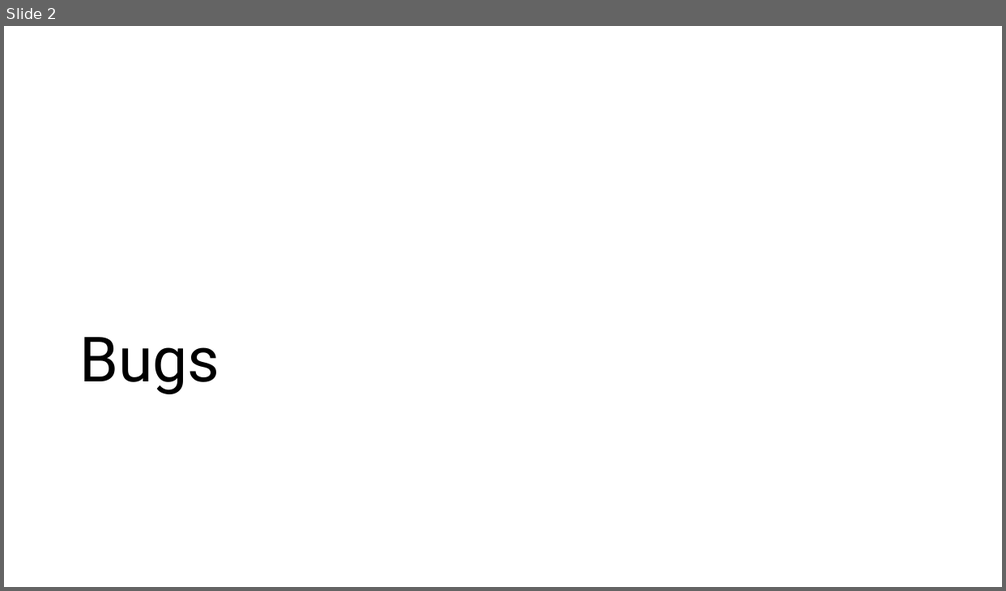
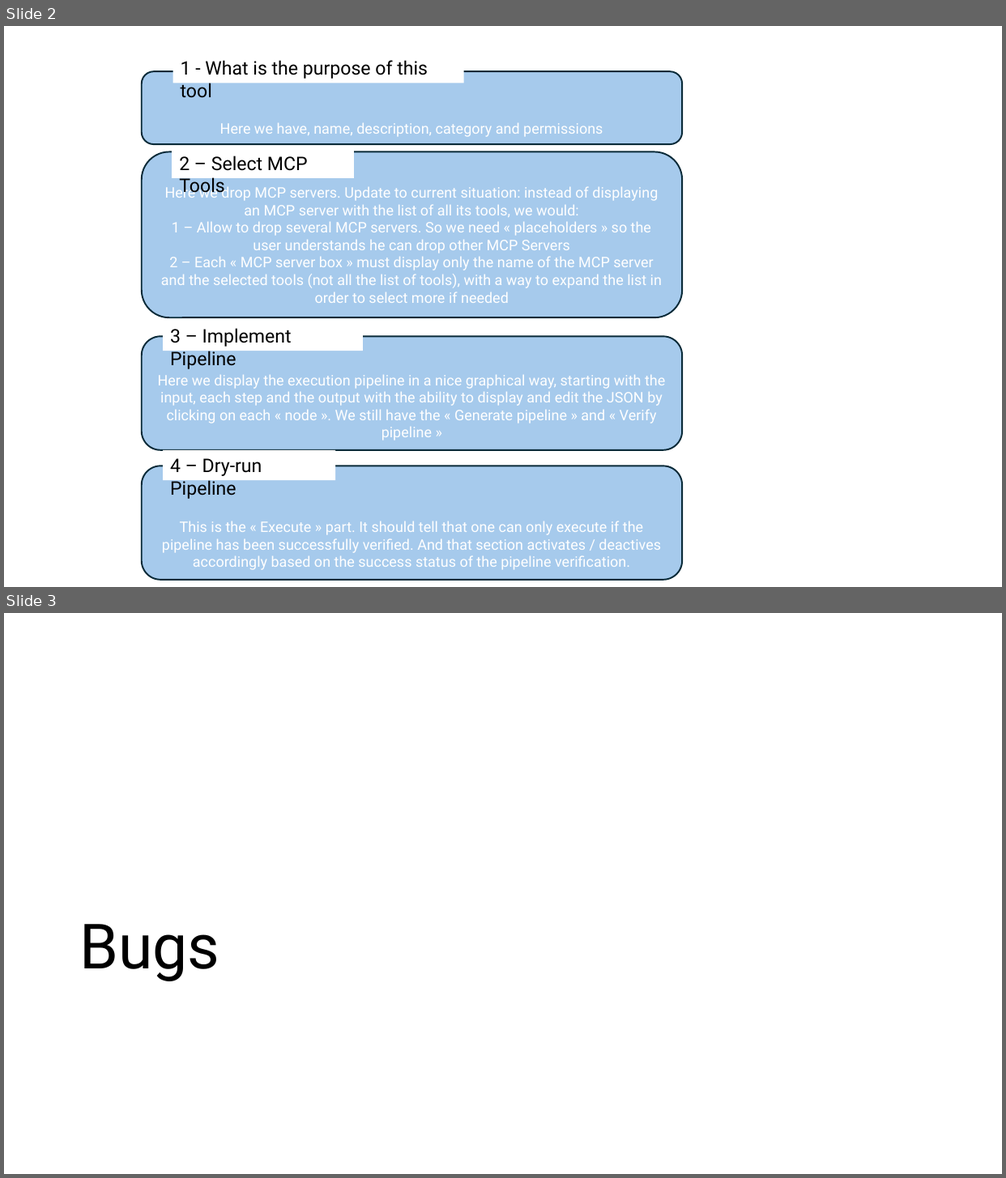
Before and after one commit to opolet2b/ArchVantage, a slide deck: Specs/Mockup.pptx. Shown one above the other, each under a label of ours: slide 2 before the commit, slides 2 and 3 after it. The pictures are 1006x591 and 1006x1178 pixels, drawn with LibreOffice and Linux fonts; fonts in the diff are those of the drawing. Boxes give left, top, right and bottom in pixels: in the first picture for what was removed or moved away, otherwise in the second. Text is boxed around its words. In the diff, an @@ line names an element or a change of style, - is before the commit and + after.

Commit message:
MCP Tools creation : temporay stage. using LLM

```diff
--- a/Specs/Mockup.pptx
+++ b/Specs/Mockup.pptx
@@ slide 2 added at bbox=[4, 26, 1002, 587], background #FFFFFF @@
@@ rounded rectangle added at bbox=[142, 71, 682, 144], fill #A6CAEC, outline #092A39 1.5 pt, 14 pt, text #FFFFFF @@
+Here we have, name, description, category and permissions
@@ rectangle added at bbox=[173, 53, 464, 83], fill #FFFFFF, 18 pt, text #000000 @@
+1 - What is the purpose of this tool
@@ rounded rectangle added at bbox=[142, 152, 682, 318], fill #A6CAEC, outline #092A39 1.5 pt, 14 pt, text #FFFFFF @@
+Here we drop MCP servers. Update to current situation: instead of displaying an MCP server with the list of all its tools, we would:
+1 – Allow to drop several MCP servers. So we need « placeholders » so the user understands he can drop other MCP Servers
+2 – Each « MCP server box » must display only the name of the MCP server and the selected tools (not all the list of tools), with a way to expand the list in order to select more if needed
@@ rectangle added at bbox=[172, 148, 354, 178], fill #FFFFFF, 18 pt, text #000000 @@
+2 – Select MCP Tools
@@ rounded rectangle added at bbox=[142, 337, 682, 450], fill #A6CAEC, outline #092A39 1.5 pt, 14 pt, text #FFFFFF @@
+Here we display the execution pipeline in a nice graphical way, starting with the input, each step and the output with the ability to display and edit the JSON by clicking on each « node ». We still have the « Generate pipeline » and « Verify pipeline »
@@ rectangle added at bbox=[163, 321, 363, 351], fill #FFFFFF, 18 pt, text #000000 @@
+3 – Implement Pipeline
@@ rectangle added at bbox=[163, 450, 335, 480], fill #FFFFFF, 18 pt, text #000000 @@
+4 – Dry-run Pipeline
@@ rounded rectangle added at bbox=[142, 466, 682, 580], fill #A6CAEC, outline #092A39 1.5 pt, 14 pt, text #FFFFFF @@
+This is the « Execute » part. It should tell that one can only execute if the pipeline has been successfully verified. And that section activates / deactives accordingly based on the success status of the pipeline verification.
@@ what was slide 2 is now slide 3 @@
```
Also in this commit, not shown: 25 other files.
